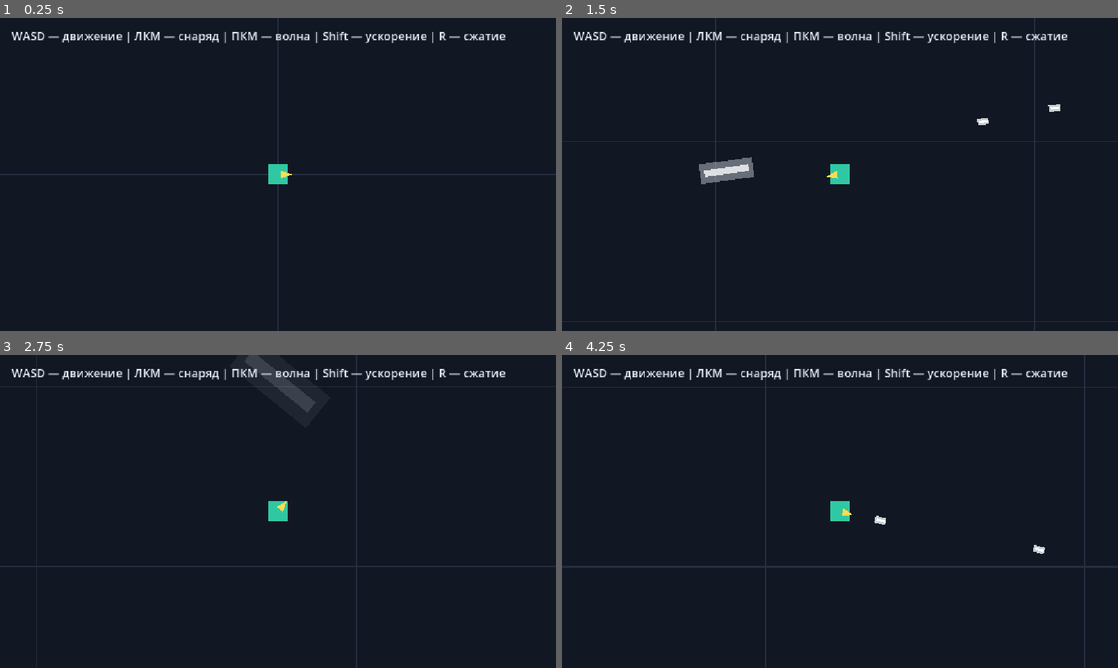
Above: before the commit, frames 1-4 (two rows, left to right).
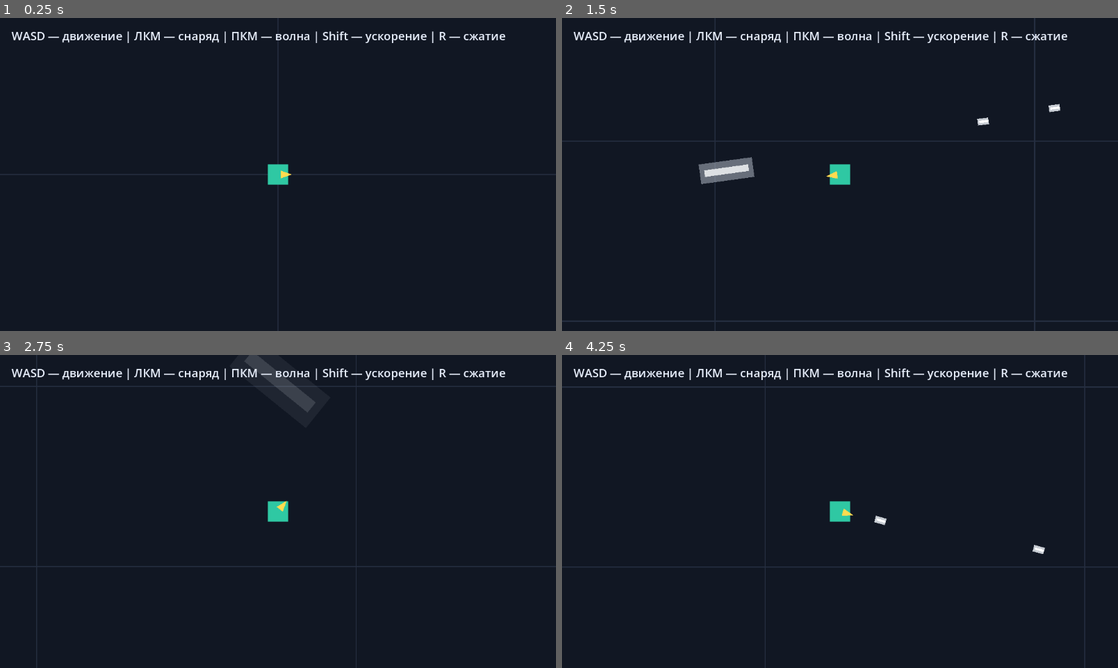
Above: after the commit, the same moments.

Repository: JLichiNus/Nelvar
Game: Godot game, scene res://test_world.tscn
Two runs of this game, one before a commit and one after it. Both use one fixed random seed, a clock stepped at 60 frames per second and the inputs below.
Inputs (mouse positions are in pixels of both pictures, inside the frame that each line leads up to):
- Up to frame 1 (0.25 s): no input
- Up to frame 2 (1.5 s): tap Enter at 0.5 s; move the mouse to (962, 158) at 0.52 s; press the mouse at (962, 158) at 0.53 s; hold D (move_right) 0.53-1.28 s; move the mouse to (728, 190) at 1.27 s; release the mouse at (728, 190) at 1.28 s; hold S (move_down) from 1.28 s (still down); right-click (728, 190) at 1.35 s
- Up to frame 3 (2.75 s): move the mouse to (333, 442) at 2.02 s; release S (move_down) at 2.03 s; hold D (move_right) from 2.03 s (still down); tap R (special_compression) at 2.1 s
- Up to frame 4 (4.25 s): move the mouse to (812, 574) at 2.77 s; release D (move_right) at 2.78 s; hold W (move_up) 2.78-3.53 s; tap Shift (speed_boost) at 2.85 s; tap Space at 3.5 s; move the mouse to (1006, 558) at 3.52 s; press the mouse at (1006, 558) at 3.53 s; hold A (move_left) from 3.53 s (still down)

The runs differ from the first frame. In frame 1, 0.9% of the frame differs, in the area x 2-91%, y 4-54%; in frame 2, 1.3%; in frame 3, 1.0%; in frame 4, 1.5%, in the area x 0-100%, y 0-100%.

Commit message:
window size changed

Diff:
--- a/project.godot
+++ b/project.godot
@@ -19,8 +19,10 @@
 
 window/size/viewport_width=1152
 window/size/viewport_height=648
-window/stretch/mode="canvas_items"
-window/stretch/aspect="expand"
+window/size/window_width_override=2304
+window/size/window_height_override=1296
+window/stretch/mode="viewport"
+window/stretch/aspect="keep"
 
 [input]
 
